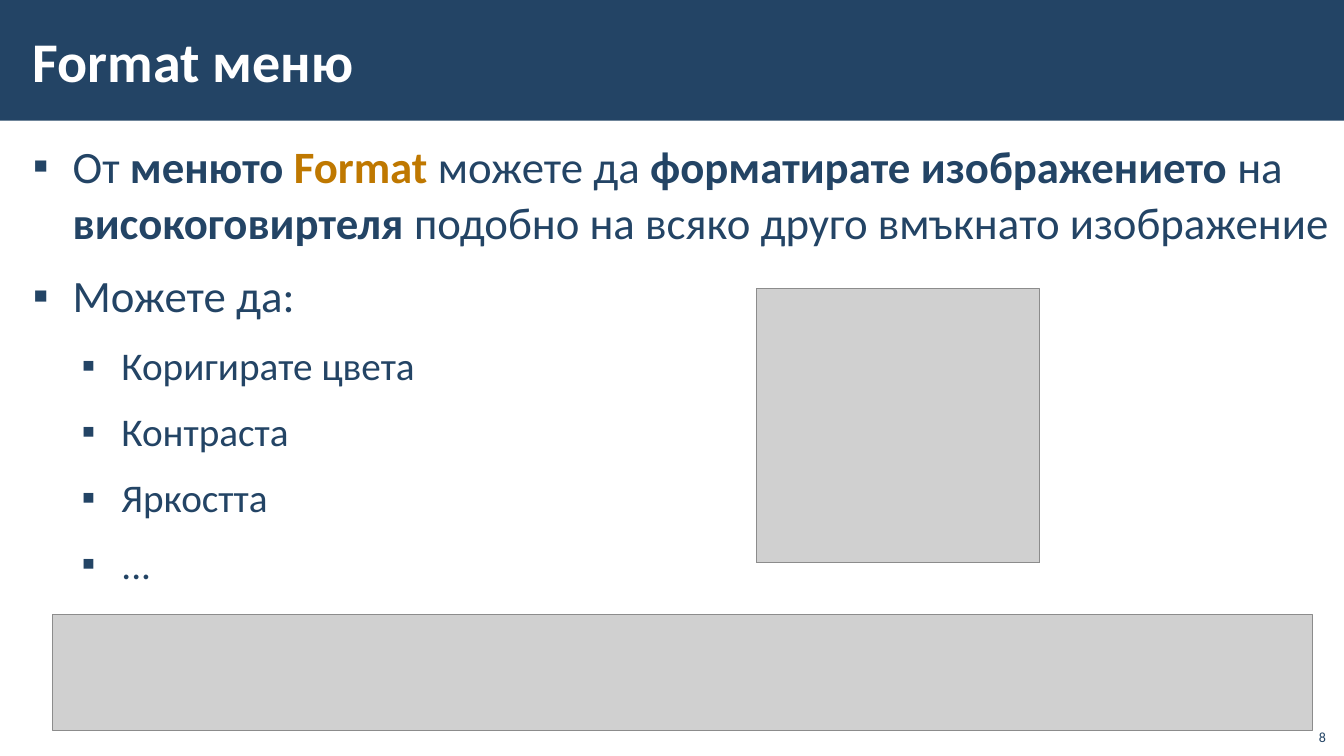
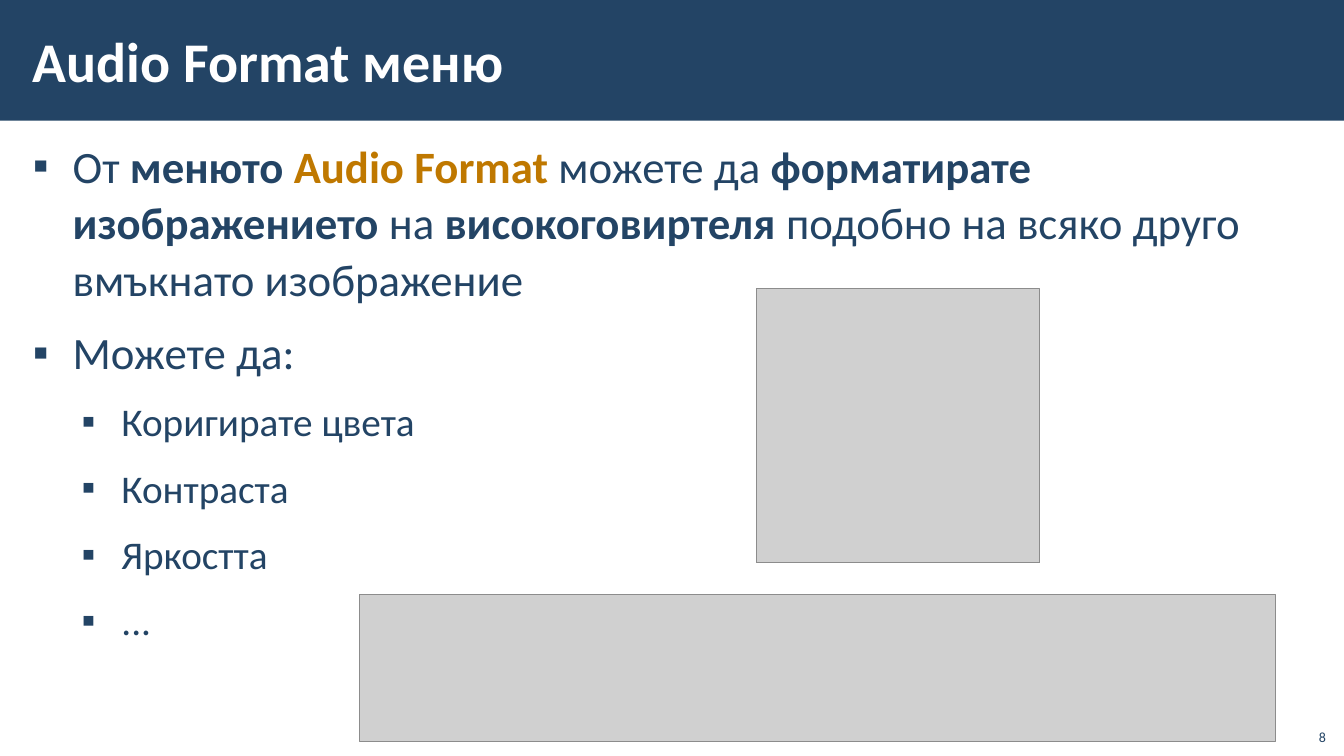
Before and after one commit to BG-IT-Edu/School-Programming, a slide deck: slide 8 of Courses/Computer-Modeling-and-IT/Computer-Modeling-and-IT-6-Class/17-Using-Sound-Files-and-Design-Editing/17-Using-Sound-Files-and-Design-Editing.pptx. Drawn at 1344x756 pixels with LibreOffice and Linux fonts; fonts in the diff are those of the drawing; grey boxes stand for pictures; background and template pictures are left out. Boxes give left, top, right and bottom in pixels: in the first picture for what was removed or moved away, otherwise in the second. Text is boxed around its words. In the diff, an @@ line names an element or a change of style, - is before the commit and + after.

```diff
--- a/Courses/Computer-Modeling-and-IT/Computer-Modeling-and-IT-6-Class/17-Using-Sound-Files-and-Design-Editing/17-Using-Sound-Files-and-Design-Editing.pptx
+++ b/Courses/Computer-Modeling-and-IT/Computer-Modeling-and-IT-6-Class/17-Using-Sound-Files-and-Design-Editing/17-Using-Sound-Files-and-Design-Editing.pptx
@@ title at (33,42,504,83): text changed @@
-Format меню
+Audio Format меню
@@ text at (73,151,1240,304): text changed @@
-▪ От менюто Format можете да форматирате изображението на високоговиртеля подобно на всяко друго вмъкнато изображение
+▪ От менюто Audio Format можете да форматирате изображението на високоговиртеля подобно на всяко друго вмъкнато изображение
@@ picture: place and size @@
-picture at (52,615,1313,731)
+picture at (360,595,1276,741)
```
Also in this commit, not shown: 8 other slides changed.
